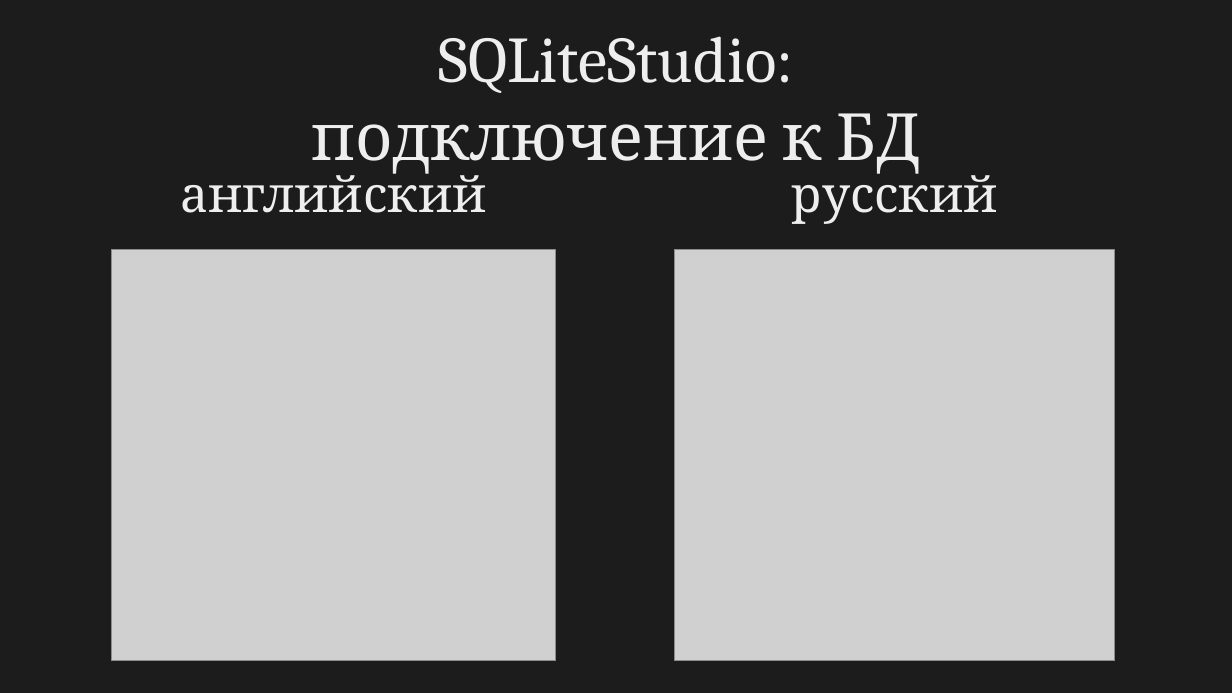
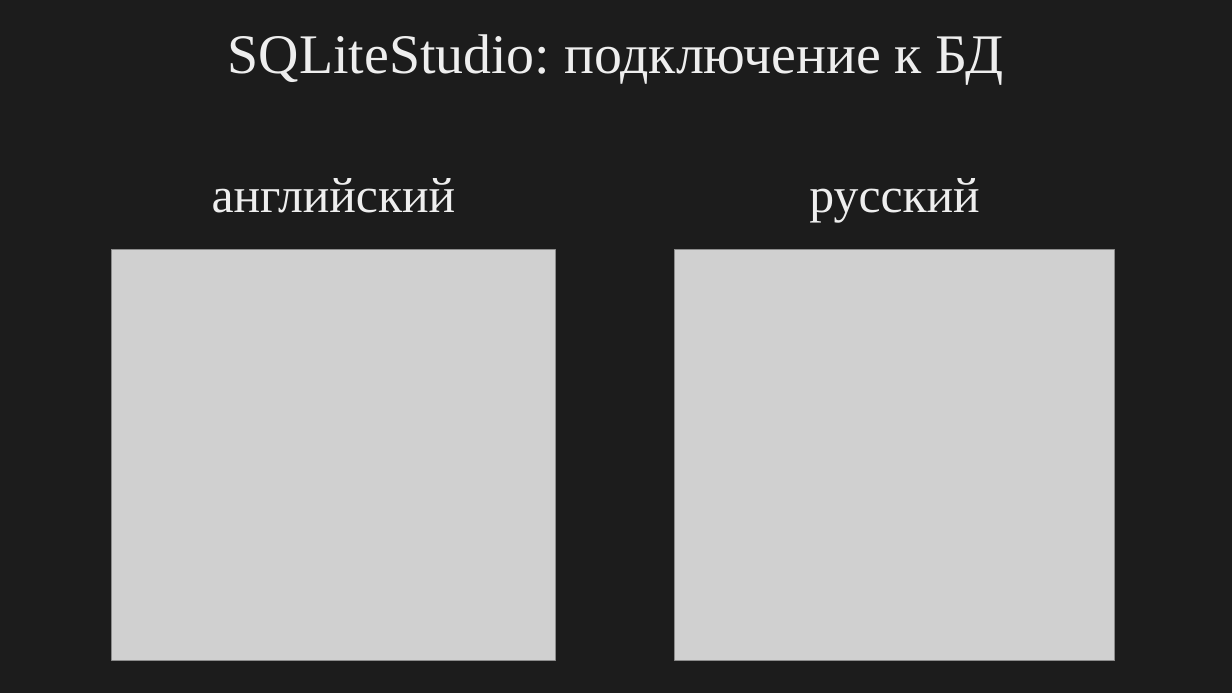
Before and after one commit to Evtish/sqlite-cpp-example, a slide deck: slide 7 of instructions.pptx. Drawn at 1232x693 pixels with LibreOffice and Linux fonts; fonts in the diff are those of the drawing; grey boxes stand for pictures. Boxes give left, top, right and bottom in pixels: in the first picture for what was removed or moved away, otherwise in the second. Text is boxed around its words. In the diff, an @@ line names an element or a change of style, - is before the commit and + after.

```diff
--- a/instructions.pptx
+++ b/instructions.pptx
@@ text at (x1=228, y1=34, x2=1004, y2=84): text changed; size 42 to 36 pt; font Cambria to Times New Roman @@
-SQLiteStudio:
-подключение к БД
+SQLiteStudio: подключение к БД
@@ title "русский" at (x1=809, y1=178, x2=979, y2=223): font Cambria to Times New Roman @@
@@ text "английский" at (x1=212, y1=178, x2=456, y2=213): font Cambria to Times New Roman @@
```
Also in this commit, not shown: 11 other slides changed.
